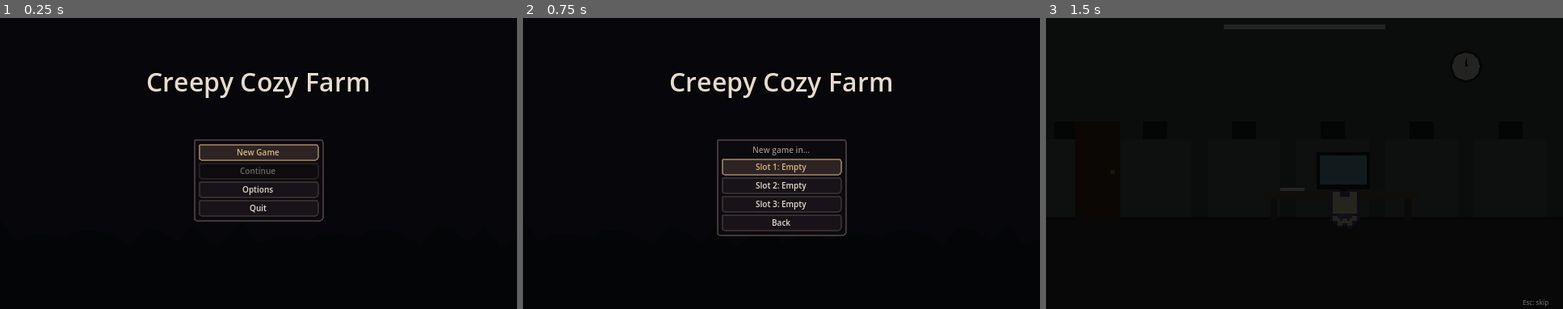
Above: before the commit, frames 1-3 (left to right).
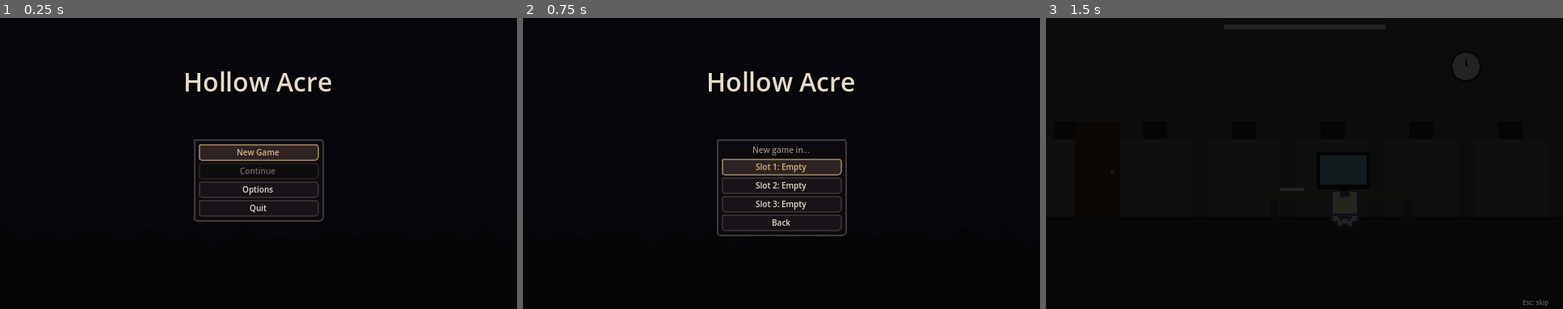
Above: after the commit, the same moments.

Repository: LukeCheese-17/2D-Farming-Game
Game: Godot game, scene res://scene/menus/title.tscn
Same seed, same stepped clock (60 frames per second), same inputs: the game is played once before the commit and once after it.
Inputs:
- Up to frame 1 (0.25 s): no input
- Up to frame 2 (0.75 s): click "New Game" at 0.5 s
- Up to frame 3 (1.5 s): click "Slot 1: Empty" at 1.25 s

The runs differ from the first frame. In frame 1, 1.3% of the frame differs, in the area x 28-72%, y 18-28%; in frame 2, 1.3%; in frame 3, nothing differs.

Commit message:
Rename the game to Hollow Acre
Updates the project name (window and browser tab title), the title screen,
the Windows exe name and the doc headings.

Co-Authored-By: Claude Opus 5.5 <noreply@anthropic.com>

Diff:
--- a/project.godot
+++ b/project.godot
@@ -10,7 +10,7 @@
 
 [application]
 
-config/name="2D creepy cozy farm"
+config/name="Hollow Acre"
 run/main_scene="res://scene/menus/title.tscn"
 config/features=PackedStringArray("4.6", "Forward Plus")
 config/icon="res://icon.svg"
--- a/scene/menus/title.gd
+++ b/scene/menus/title.gd
@@ -38,7 +38,7 @@
 	add_child(_eyes)
 
 	var title := Label.new()
-	title.text = "Creepy Cozy Farm"
+	title.text = "Hollow Acre"
 	title.add_theme_font_size_override("font_size", 32)
 	title.add_theme_color_override("font_color", UITheme.TEXT)
 	title.add_theme_constant_override("outline_size", 6)
Not shown, changed: export_presets.cfg
Not shown, changed: CLAUDE.md
Not shown, changed: REQUIREMENTS.md
